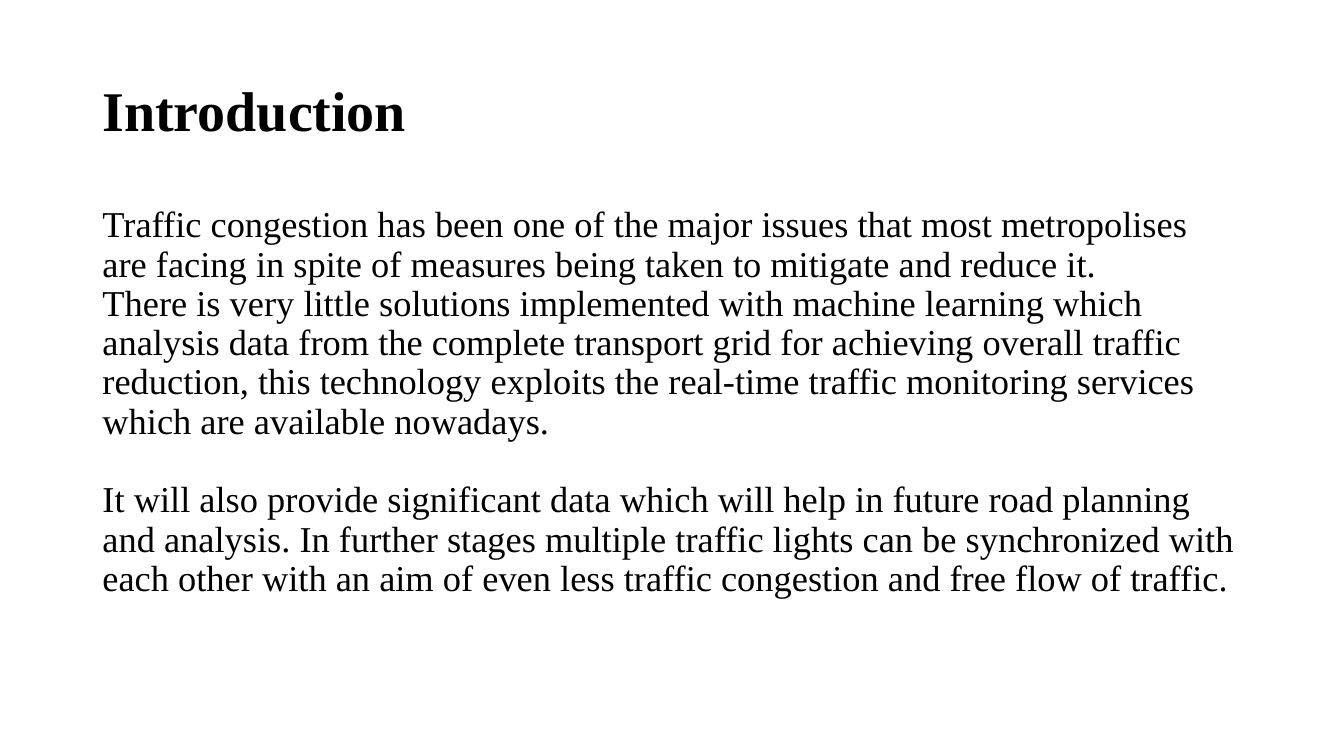
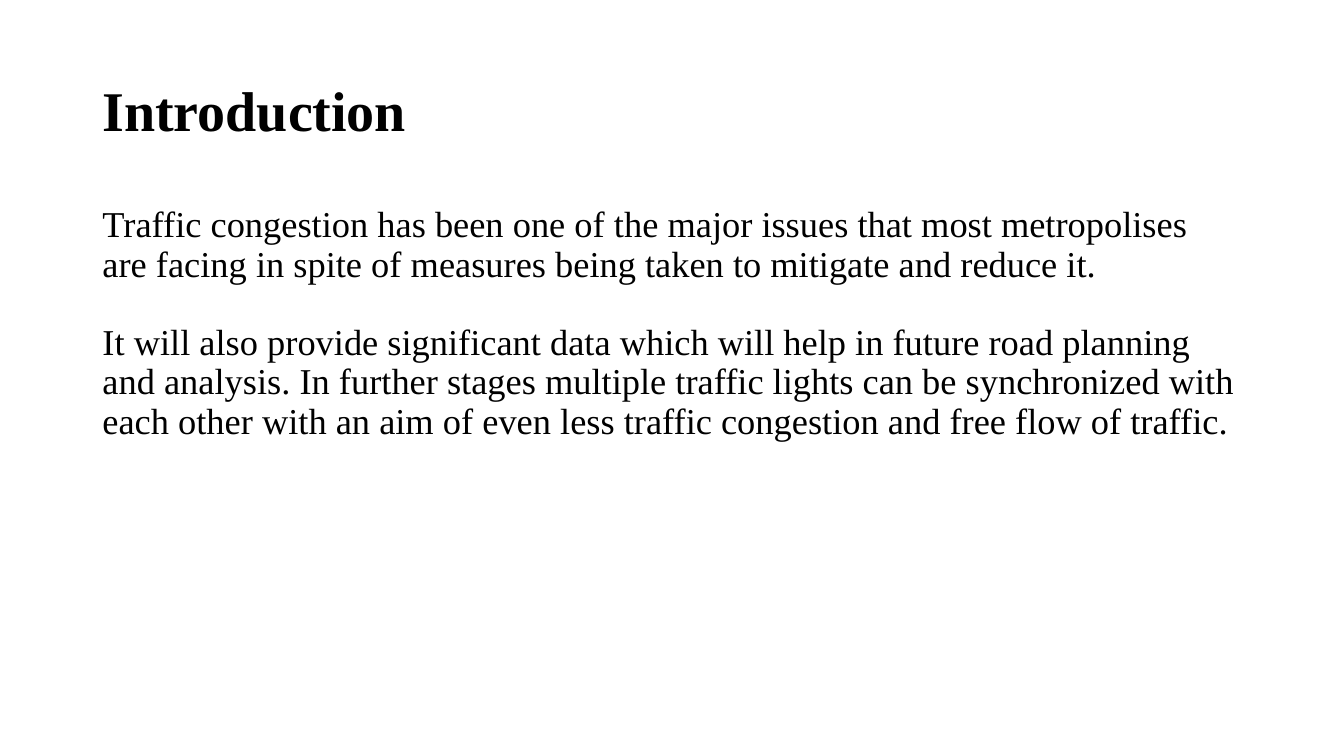
Before and after one commit to kamaljohnson/adaptive-traffic-signal-control, a slide deck: slide 3 of documents/Litrature Review.pptx (slide 2 before the commit). Drawn at 1344x756 pixels with LibreOffice and Linux fonts; fonts in the diff are those of the drawing. Boxes give left, top, right and bottom in pixels: in the first picture for what was removed or moved away, otherwise in the second. Text is boxed around its words. In the diff, an @@ line names an element or a change of style, - is before the commit and + after.

```diff
--- a/documents/Litrature Review.pptx
+++ b/documents/Litrature Review.pptx
@@ text at bbox=[102, 290, 1194, 441]: paragraph removed @@
-There is very little solutions implemented with machine learning which analysis data from the complete transport grid for achieving overall traffic reduction, this technology exploits the real-time traffic monitoring services which are available nowadays.
```
Also in this commit, not shown: 2 other slides changed, 1 slide added, 1 other file.
